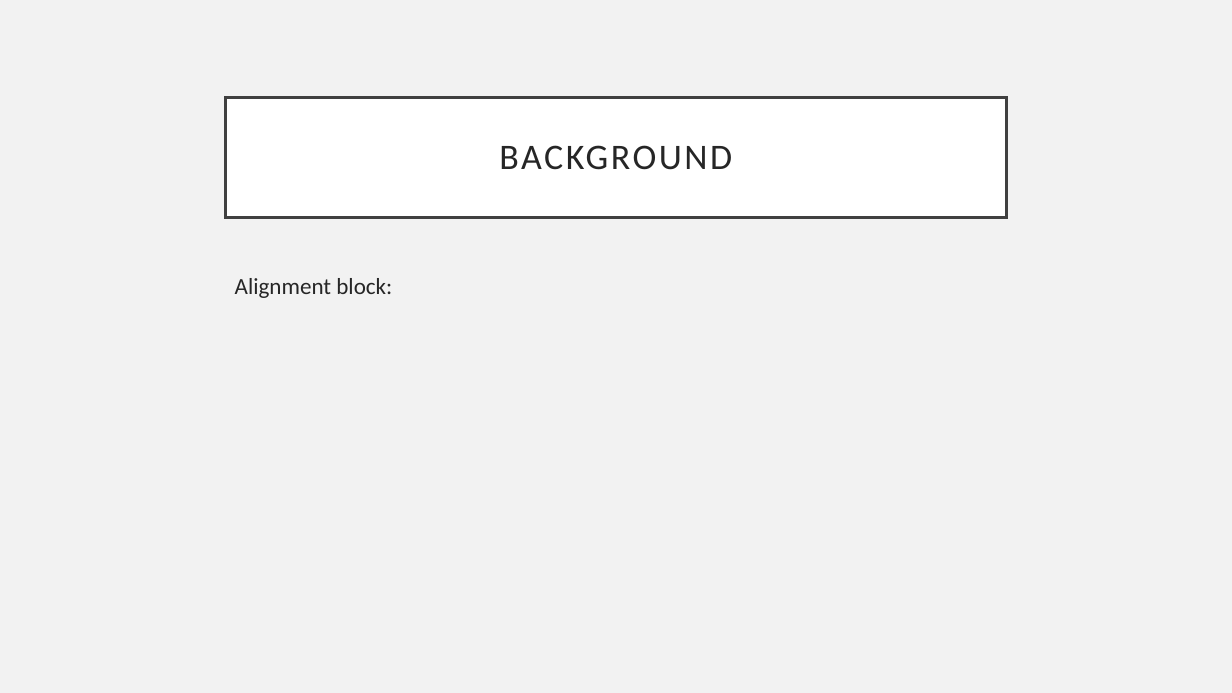
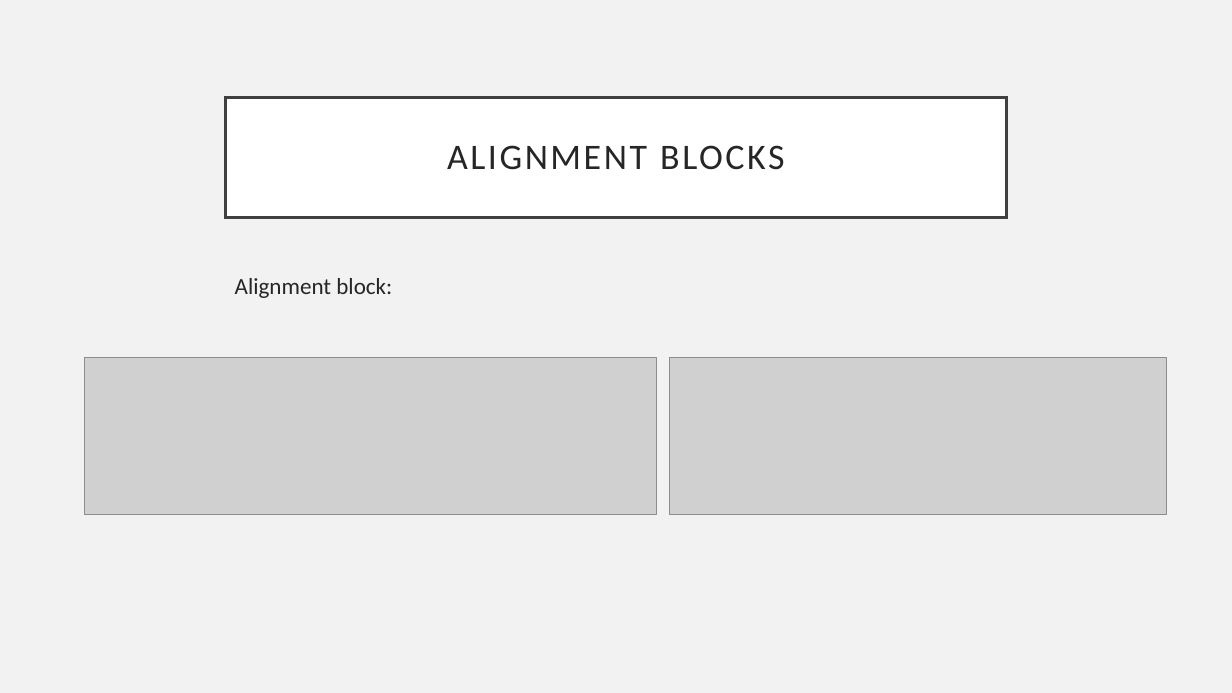
Before and after one commit to asyncViridian/jcmf, a slide deck: slide 6 of notes/presentation.pptx. Drawn at 1232x693 pixels with LibreOffice and Linux fonts; fonts in the diff are those of the drawing; grey boxes stand for pictures. Boxes give left, top, right and bottom in pixels: in the first picture for what was removed or moved away, otherwise in the second. Text is boxed around its words. In the diff, an @@ line names an element or a change of style, - is before the commit and + after.

```diff
--- a/notes/presentation.pptx
+++ b/notes/presentation.pptx
@@ title at [447,145,784,170]: text changed @@
-BACKGROUND
+ALIGNMENT BLOCKS
@@ picture added at [85,358,657,515] @@
@@ picture added at [669,358,1166,514] @@
```
Also in this commit, not shown: 8 slides added, 1 slide removed.
